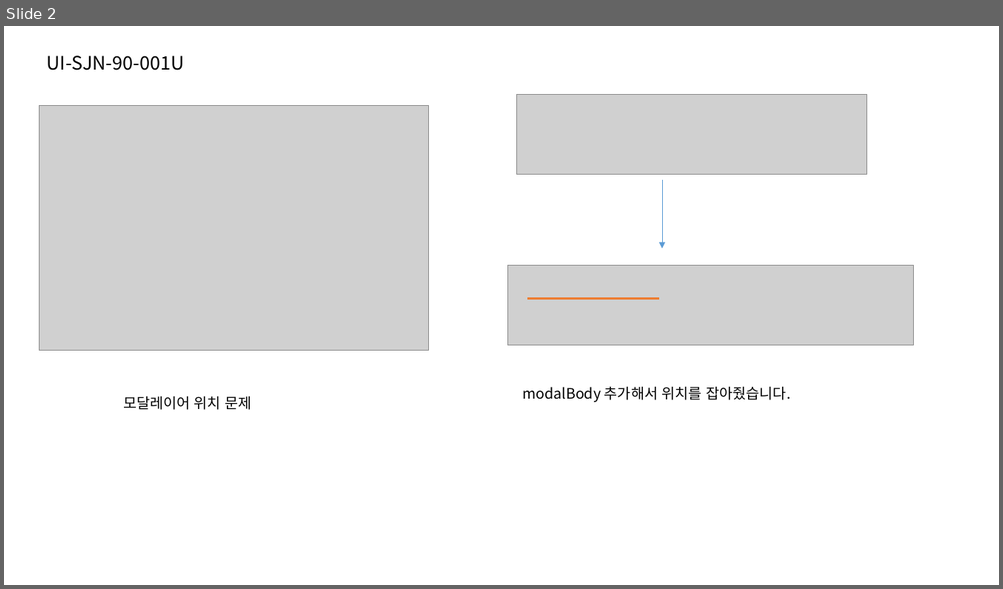
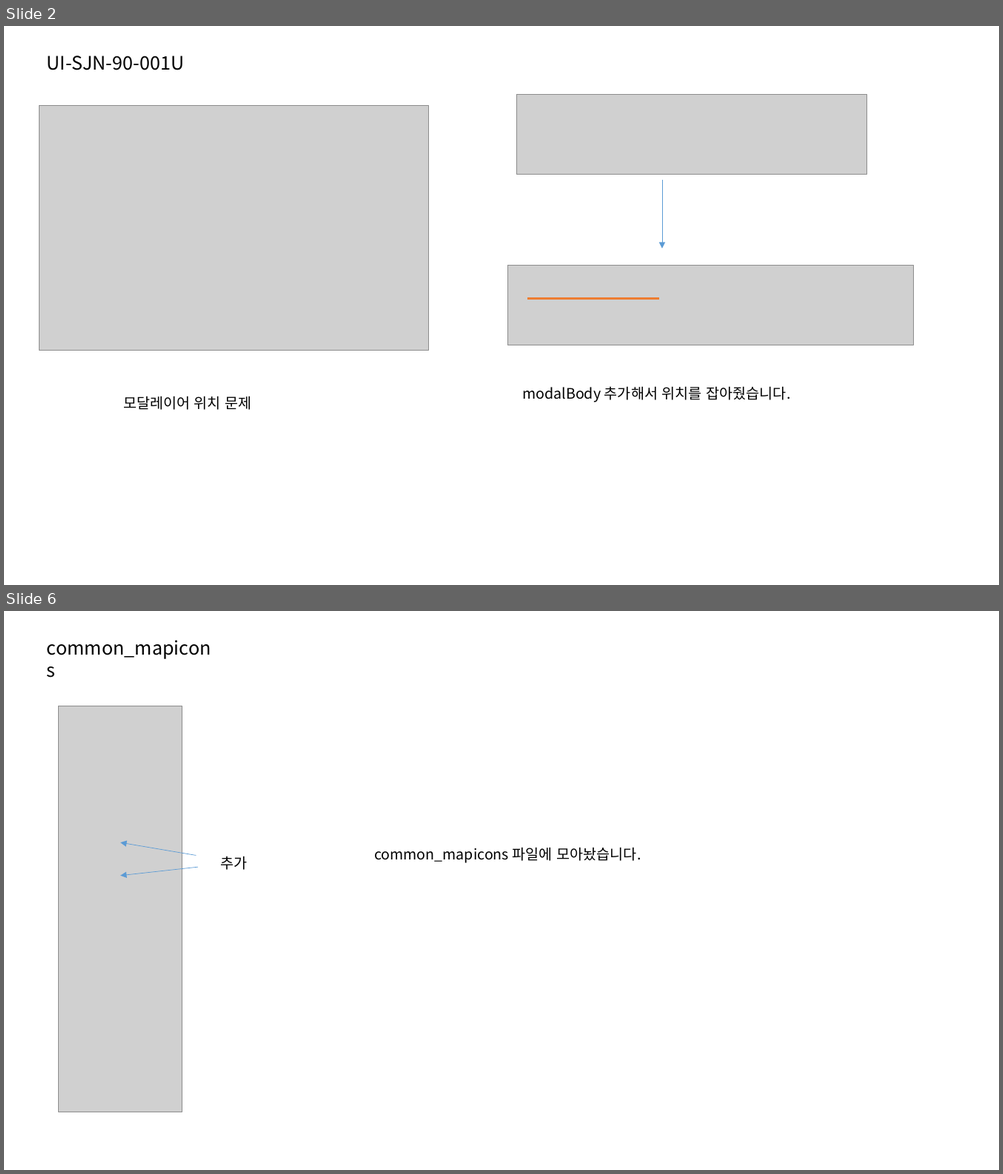
Before and after one commit to jeoungGyy/sejong, a slide deck: ppt/04-03.pptx. Shown one above the other, each under a label of ours: slide 2 before the commit, slides 2 and 6 after it; the slides between them are not shown. The pictures are 1003x589 and 1003x1174 pixels, drawn with LibreOffice and Linux fonts; fonts in the diff are those of the drawing; grey boxes stand for pictures. Boxes give left, top, right and bottom in pixels: in the first picture for what was removed or moved away, otherwise in the second. Text is boxed around its words. In the diff, an @@ line names an element or a change of style, - is before the commit and + after.

```diff
--- a/ppt/04-03.pptx
+++ b/ppt/04-03.pptx
@@ slide 6 added at (4, 611, 999, 1170), background #FFFFFF @@
@@ text added at (47, 640, 211, 659), 18 pt, text #000000 @@
+common_mapicons
@@ picture added at (59, 706, 182, 1113) @@
@@ arrow added from (196, 856) to (120, 843), #5B9BD5 0.5 pt @@
@@ text added at (374, 847, 640, 863), 14 pt, text #000000 @@
+common_mapicons 파일에 모아놨습니다.
@@ arrow added from (198, 867) to (120, 876), #5B9BD5 0.5 pt @@
@@ text added at (221, 856, 247, 870), 14 pt, text #000000 @@
+추가
```
Also in this commit, not shown: 3 other slides added, 12 other files.
